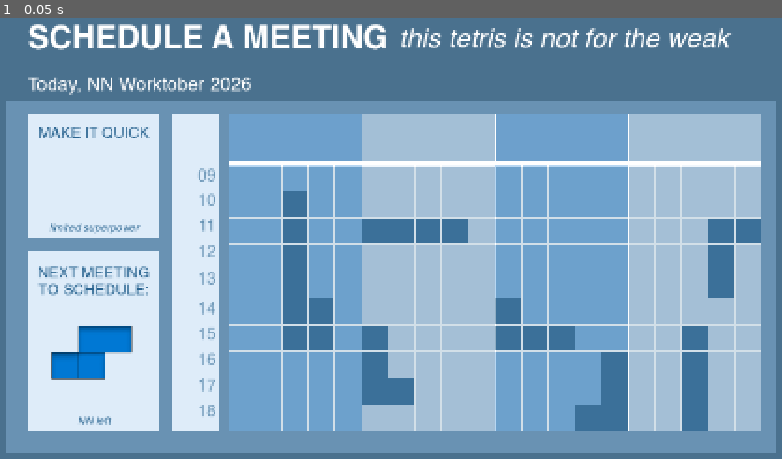
Above: before the commit, frame 1.
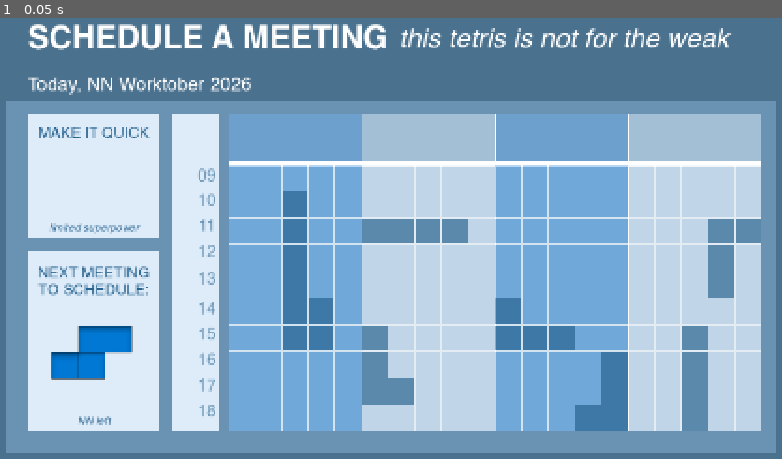
Above: after the commit, the same moment.

Repository: grkovalev/office-game
Game: Godot game, scene res://calendartetris.tscn
Two runs of this game, one before a commit and one after it. Both use one fixed random seed, a clock stepped at 60 frames per second and the inputs below. This scene is started directly instead of the project's main scene.
Inputs:
- Up to frame 1 (0.05 s): no input

The runs differ from the first frame. In frame 1, 19% of the frame differs, in the area x 46-98%, y 33-94%.

Commit message:
fixed spawn slot bug
now spawn slot figure doesn't change up until the previous one was successfully placed on the board

Diff:
--- a/calendartetris.gd
+++ b/calendartetris.gd
@@ -270,8 +270,13 @@
 	return covered
 
 
+const TETROMINO_CELL_COUNT := 4  # piece must cover this many grid cells to count as placed
+
 func can_place_piece_by_collision(area: Area2D, threshold: float) -> bool:
 	var covered: Array = get_cells_covered_by_piece(area, threshold)
+	# Require piece to actually cover grid cells (reject drop outside grid or partial overlap)
+	if covered.is_empty() or covered.size() < TETROMINO_CELL_COUNT:
+		return false
 	for cell in covered:
 		var c: Vector2i = cell
 		if not cell_in_bounds(c):
--- a/calendartetris.tscn
+++ b/calendartetris.tscn
@@ -108,7 +108,7 @@
 offset_left = 456.0
 offset_top = 280.0
 offset_right = 706.0
-offset_bottom = 368.0
+offset_bottom = 876.0
 size_flags_horizontal = 4
 size_flags_vertical = 4
 texture = SubResource("GradientTexture2D_063xu")
@@ -117,7 +117,7 @@
 offset_left = 706.0
 offset_top = 280.0
 offset_right = 956.0
-offset_bottom = 368.0
+offset_bottom = 876.0
 size_flags_horizontal = 4
 size_flags_vertical = 4
 texture = SubResource("GradientTexture2D_xt0v1")
@@ -126,7 +126,7 @@
 offset_left = 956.0
 offset_top = 280.0
 offset_right = 1206.0
-offset_bottom = 368.0
+offset_bottom = 876.0
 size_flags_horizontal = 4
 size_flags_vertical = 4
 texture = SubResource("GradientTexture2D_ek6ok")
@@ -135,7 +135,7 @@
 offset_left = 1206.0
 offset_top = 280.0
 offset_right = 1456.0
-offset_bottom = 368.0
+offset_bottom = 876.0
 size_flags_horizontal = 4
 size_flags_vertical = 4
 texture = SubResource("GradientTexture2D_yv368")
